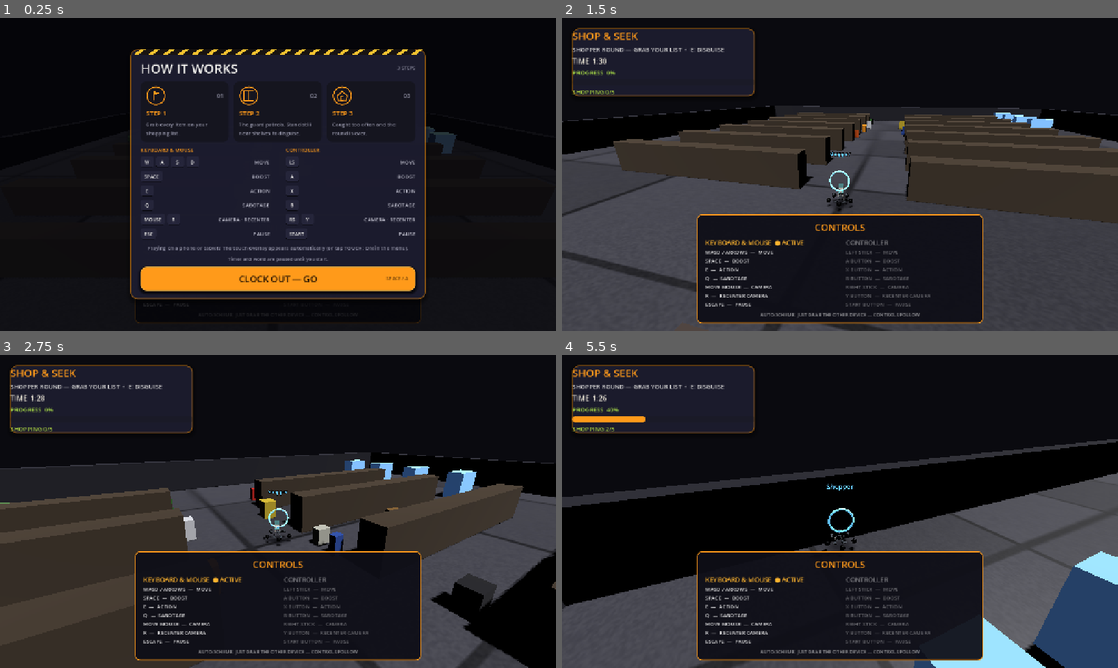
Above: before the commit, frames 1-4 (two rows, left to right).
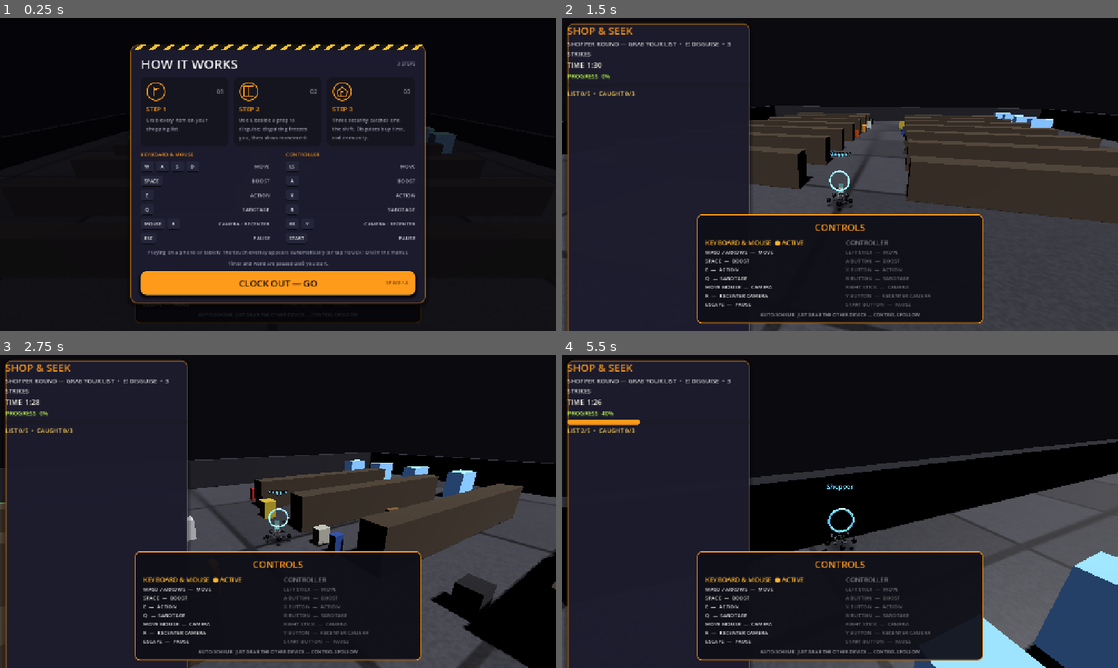
Above: after the commit, the same moments.

Repository: jiracipika/friday-evacuation
Game: Godot game, scene res://scenes/ShopSeek.tscn
Two runs of this game, one before a commit and one after it. Both use one fixed random seed, a clock stepped at 60 frames per second and the inputs below. This scene is started directly instead of the project's main scene.
Inputs (mouse positions are in pixels of both pictures, inside the frame that each line leads up to):
- Up to frame 1 (0.25 s): no input
- Up to frame 2 (1.5 s): click "CLOCK OUT — GO" at 0.5 s; tap Enter (ui_accept) at 1.25 s; move the mouse to (867, 174) at 1.27 s; hold W (move_forward) from 1.28 s (still down); hold E (action) from 1.28 s (still down); click (867, 174) at 1.42 s
- Up to frame 3 (2.75 s): keep holding W (move_forward); tap Enter (ui_accept) at 1.52, 1.82, 2.27, 2.57 s; move the mouse to (250, 511) at 2.02 s; release E (action) at 2.03 s; tap Space (boost) at 2.1 s; click (250, 511) at 2.17 s
- Up to frame 4 (5.5 s): keep holding W (move_forward); move the mouse to (851, 505) at 2.77 s; hold R (recenter_camera) 2.78-3.53 s; click (851, 505) at 2.92 s; move the mouse to (834, 517) at 3.52 s; tap Q (sabotage) at 3.6 s; click (834, 517) at 3.67 s; tap Enter (ui_accept) at 3.77, 4.07, 4.52, 4.82, 5.27 s; move the mouse to (878, 514) at 4.27 s; tap J at 4.35 s; click (878, 514) at 4.42 s; move the mouse to (795, 508) at 5.02 s; tap Keypad Enter at 5.1 s; click (795, 508) at 5.17 s

The runs differ from the first frame. In frame 1, 9.5% of the frame differs, in the area x 23-77%, y 8-92%; in frame 2, 23%, in the area x 0-35%, y 1-100%; in frame 3, 21%; in frame 4, 23%.

Commit message:
Make secondary mode HUD responsive and close Shop & Seek loop (#2)
* Add fair security catch loop to Shop & Seek

* Make the shared mode HUD responsive and time-aware

* Clarify Shop & Seek disguise controls

* Add mobile HUD and security-loop playtest checks

Diff:
--- a/scripts/ModeHUD.gd
+++ b/scripts/ModeHUD.gd
@@ -1,8 +1,13 @@
 extends CanvasLayer
 
-# UI SLICE: shared After-Hours token system (MenuBackdrop/Settings preload
-# pattern — a class_name self-reference breaks standalone SceneTree compiles).
+# Shared HUD for secondary modes. Keep its layout bounded by the viewport so
+# objective text and the timer remain visible on phones and small windows.
 const UI_THEME = preload("res://scripts/UITheme.gd")
+const HUD_MAX_WIDTH := 420.0
+const HUD_SIDE_MARGIN := 12.0
+const HUD_TOP_MARGIN := 12.0
+const HUD_NORMAL_HEIGHT := 142.0
+const HUD_COMPACT_HEIGHT := 154.0
 
 var title_label: Label
 var objective_label: Label
@@ -11,67 +16,88 @@
 var progress_label: Label
 var status_label: Label
 var panel: PanelContainer
+var _progress_fill: StyleBoxFlat
+var _time_limit := 1.0
 
 func _ready() -> void:
-	var root = Control.new()
+	var root := Control.new()
+	root.name = "ModeHUDRoot"
 	root.set_anchors_and_offsets_preset(Control.PRESET_FULL_RECT)
 	root.mouse_filter = Control.MOUSE_FILTER_IGNORE
 	add_child(root)
 	panel = PanelContainer.new()
-	panel.position = Vector2(24, 24)
-	panel.size = Vector2(420, 142)
+	panel.name = "ModePanel"
+	panel.mouse_filter = Control.MOUSE_FILTER_IGNORE
 	var style: StyleBoxFlat = UI_THEME.panel_style(UI_THEME.color(UI_THEME.ORANGE), true)
-	# Keep the old ad-hoc box's compact footprint: panel_style's content
-	# margins would grow the PanelContainer minimum size, so zero them (the
-	# VBox separation already spaces the rows). Shadow draws outside the
-	# rect and does not affect layout budgets.
 	style.set_content_margin_all(0.0)
 	panel.add_theme_stylebox_override("panel", style)
 	root.add_child(panel)
-	var box = VBoxContainer.new()
-	box.add_theme_constant_override("separation", 5)
+
+	var box := VBoxContainer.new()
+	box.add_theme_constant_override("separation", 4)
 	panel.add_child(box)
 	title_label = _label("MODE", 24, UI_THEME.color(UI_THEME.ORANGE))
 	objective_label = _label("OBJECTIVE", 14, UI_THEME.color(UI_THEME.TEXT, 0.85))
+	objective_label.autowrap_mode = TextServer.AUTOWRAP_WORD_SMART
 	timer_label = _label("TIME  --", 16, UI_THEME.color(UI_THEME.PAPER))
 	progress_label = _label("PROGRESS  0%", 14, UI_THEME.color(UI_THEME.LIME))
 	progress_bar = ProgressBar.new()
-	progress_bar.custom_minimum_size = Vector2(0, 14)
+	progress_bar.custom_minimum_size = Vector2(0, 12)
 	progress_bar.show_percentage = false
-	var fill = StyleBoxFlat.new()
-	fill.bg_color = UI_THEME.color(UI_THEME.ORANGE)
-	fill.set_corner_radius_all(6)
-	progress_bar.add_theme_stylebox_override("fill", fill)
-	box.add_child(title_label)
-	box.add_child(objective_label)
-	box.add_child(timer_label)
-	box.add_child(progress_label)
-	box.add_child(progress_bar)
+	_progress_fill = StyleBoxFlat.new()
+	_progress_fill.bg_color = UI_THEME.color(UI_THEME.ORANGE)
+	_progress_fill.set_corner_radius_all(6)
+	progress_bar.add_theme_stylebox_override("fill", _progress_fill)
 	status_label = _label("READY", 14, Color("a8ffbd"))
-	box.add_child(status_label)
+	status_label.autowrap_mode = TextServer.AUTOWRAP_WORD_SMART
+	for item in [title_label, objective_label, timer_label, progress_label, progress_bar, status_label]:
+		box.add_child(item)
+
+	get_viewport().size_changed.connect(_layout_hud)
+	_layout_hud()
+
+func _layout_hud() -> void:
+	if not is_instance_valid(panel):
+		return
+	var viewport_size := get_viewport().get_visible_rect().size
+	var compact := viewport_size.x < 520.0
+	var available_width := maxf(0.0, viewport_size.x - HUD_SIDE_MARGIN * 2.0)
+	panel.position = Vector2(HUD_SIDE_MARGIN, HUD_TOP_MARGIN)
+	panel.size = Vector2(minf(HUD_MAX_WIDTH, available_width), HUD_COMPACT_HEIGHT if compact else HUD_NORMAL_HEIGHT)
+	title_label.add_theme_font_size_override("font_size", 20 if compact else 24)
+	objective_label.add_theme_font_size_override("font_size", 12 if compact else 14)
+	timer_label.add_theme_font_size_override("font_size", 15 if compact else 16)
+	progress_label.add_theme_font_size_override("font_size", 12 if compact else 14)
+	status_label.add_theme_font_size_override("font_size", 12 if compact else 14)
 
 func configure(title: String, objective: String, time_limit: float) -> void:
 	if not is_instance_valid(title_label):
 		await ready
+	_time_limit = maxf(time_limit, 1.0)
 	title_label.text = title
 	objective_label.text = objective
 	timer_label.text = "TIME  %s" % _format_time(time_limit)
+	_layout_hud()
 
 func update_state(remaining: float, progress: float, status: String, status_color := Color("a8ffbd")) -> void:
 	if not is_instance_valid(timer_label):
 		return
-	timer_label.text = "TIME  %s" % _format_time(remaining)
+	var safe_remaining := maxf(remaining, 0.0)
+	var urgent := safe_remaining > 0.0 and safe_remaining / _time_limit <= 0.2
+	timer_label.text = "TIME  %s" % _format_time(safe_remaining)
+	timer_label.add_theme_color_override("font_color", Color("ff7070") if urgent else UI_THEME.color(UI_THEME.PAPER))
 	progress_bar.value = clampf(progress * 100.0, 0.0, 100.0)
+	_progress_fill.bg_color = Color("ff7070") if urgent else UI_THEME.color(UI_THEME.ORANGE)
 	progress_label.text = "PROGRESS  %d%%" % roundi(progress * 100.0)
 	status_label.text = status
-	status_label.modulate = status_color
+	status_label.add_theme_color_override("font_color", status_color)
 
 func _format_time(seconds: float) -> String:
-	var safe = maxi(0, ceili(seconds))
+	var safe := maxi(0, ceili(seconds))
 	return "%d:%02d" % [safe / 60, safe % 60]
 
 func _label(text: String, size: int, color: Color) -> Label:
-	var label = Label.new()
+	var label := Label.new()
 	label.text = text
 	label.add_theme_font_size_override("font_size", size)
 	label.add_theme_color_override("font_color", color)
--- a/scripts/ShopSeek.gd
+++ b/scripts/ShopSeek.gd
@@ -12,6 +12,8 @@
 const SCAN_COOLDOWN := 5.0
 const GUARD_SPEED := 3.2
 const GUARD_STUN := 1.0
+const CAUGHT_LIMIT := 3
+const CATCH_GRACE := 2.5
 const AISLES := 7
 const SHELF_LEN := 14.0
 const SHELF_H := 2.2
@@ -64,6 +66,8 @@
 var role := &"shopper"  # shopper | hider | seeker
 var scan_ready := true
 var scan_cd_timer := 0.0
+var caught_count := 0
+var catch_grace_timer := 0.0
 
 var player: CharacterBody3D
 var guard: CharacterBody3D
@@ -89,7 +93,7 @@
 	_spawn_disguise_props()
 	_pick_shopper_list()
 	_spawn_guard()
-	mode_hud = _make_mode_hud("SHOP & SEEK", "SHOPPER ROUND — GRAB YOUR LIST  •  E: DISGUISE", ROUND_TIME)
+	mode_hud = _make_mode_hud("SHOP & SEEK", "SHOPPER ROUND — GRAB YOUR LIST  •  E: DISGUISE  •  3 STRIKES", ROUND_TIME)
 	# Controls recap at round start.
 	var controls_overlay = load("res://scripts/ControlsOverlay.gd").mount(self)
 	if controls_overlay:
@@ -97,8 +101,8 @@
 	# Blocking pre-game briefing (tree paused until agreement).
 	load("res://scripts/PreMatchModal.gd").mount(self, "SHOP & SEEK", [
 		"Grab every item on your shopping list.",
-		"The guard patrols. Stand still near shelves to disguise.",
-		"Caught too often and the round is over.",
+		"Use E beside a prop to disguise; disguising freezes you, then slows movement.",
+		"Three security catches end the shift. Disguises buy time, not immunity.",
 	])
 	_caption("GRAB %d ITEMS — GUARD ON PATROL" % list_target)
 
@@ -112,13 +116,14 @@
 	remaining_time = maxf(remaining_time - delta, 0.0)
 	load("res://scripts/FollowCamera.gd").update(get_node_or_null("Camera3D") as Camera3D, player, delta)
 	_update_disguise(delta)
+	catch_grace_timer = maxf(catch_grace_timer - delta, 0.0)
 	_update_guard(delta)
 	_update_scan_timer(delta)
 	_check_item_pickups()
 	var progress := float(list_collected.size()) / float(list_target)
-	var status := "SHOPPING %d/%d" % [list_collected.size(), list_target]
+	var status := "LIST %d/%d  •  CAUGHT %d/%d" % [list_collected.size(), list_target, caught_count, CAUGHT_LIMIT]
 	if disguised:
-		status = "DISGUISED — WOBBLE GIVES YOU AWAY"
+		status = "DISGUISED — WOBBLE GIVES YOU AWAY  •  %d/%d CAUGHT" % [caught_count, CAUGHT_LIMIT]
 	if list_collected.size() >= list_target:
 		won = true
 		match_over = true
@@ -303,12 +308,28 @@
 	guard.move_and_slide()
 	# touching the guard stuns the player (caught flavor)
 	if player and is_instance_valid(player):
-		if guard.global_position.distance_to(player.global_position) <= 1.6 and player.is_stunned <= 0.0:
-			player.stun(GUARD_STUN)
-			# Stun outranks the disguise freeze; never strand a frozen chair.
-			if disguised and disguise_freeze_timer > 0.0:
-				disguise_freeze_timer = 0.0
-			_caption("SECURITY! STUNNED")
+		if guard.global_position.distance_to(player.global_position) <= 1.6 and player.is_stunned <= 0.0 and catch_grace_timer <= 0.0:
+			_register_security_catch()
+
+func _register_security_catch() -> void:
+	if match_over or catch_grace_timer > 0.0:
+		return
+	caught_count += 1
+	catch_grace_timer = CATCH_GRACE
+	# A catch cancels the disguise freeze before applying the stun so the
+	# player can always recover and move away from the guard.
+	if disguised:
+		_undisguise()
+	if player and is_instance_valid(player):
+		player.stun(GUARD_STUN)
+	_caption("SECURITY CAUGHT YOU — %d/%d" % [caught_count, CAUGHT_LIMIT])
+	if caught_count >= CAUGHT_LIMIT:
+		failed = true
+		match_over = true
+		if mode_hud:
+			var progress := float(list_collected.size()) / float(list_target)
+			mode_hud.update_state(0.0, progress, "THREE STRIKES — SHIFT OVER", Color("ff7070"))
+			_caption("SHIFT OVER — TOO MANY SECURITY CATCHES")
 
 # ============================ scan (seeker ability) ============================
 
Not shown, changed: PLAYTEST.md
